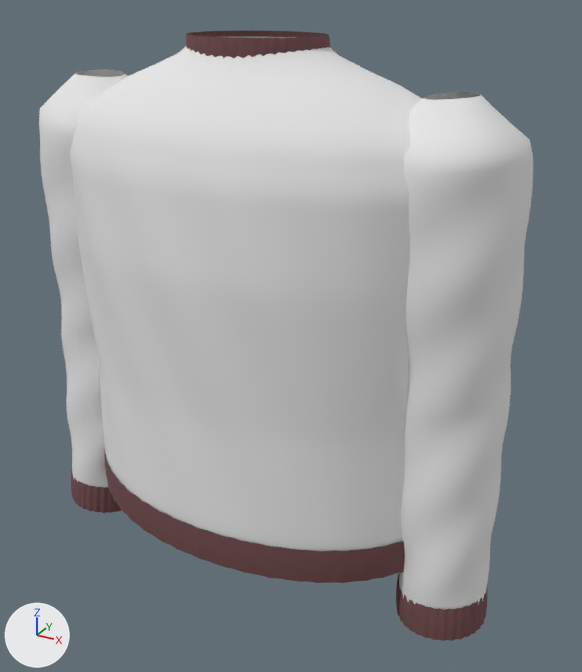
The glTF model public/wardrobe/wearables/urban-indian-sweatshirt.glb: old version first, new version second.
Before and after are seen from a 50 mm camera at (0.397, -0.659, 1.465) aimed at (0.03, 0.009, 1.131). Every picture has the same lights, and +X, +Y and +Z are marked at lower left. The picture after the commit comes second. Vertices at exactly the same position are counted once.

The first picture shows 'Back_panel', 'Crew_neck', 'Cuff_L', 'Cuff_R', 'Front_panel', 'Sleeve_L', 'Sleeve_R', 'Waist_hem'.
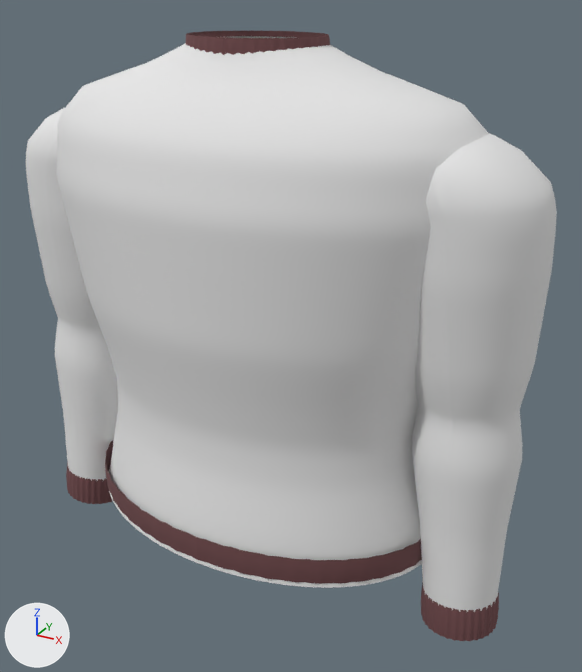
The change, as a list of edits to the scene's bpy script:
```text
Change me_mesh_0:
    remove me_mesh_0.from_pydata(...)  # 2107 vertices, 4032 faces; spans x -0.21..0.212, y -0.129..0.0, z 0.927..1.417
    add me_mesh_0.from_pydata(...)  # 2107 vertices, 4032 faces; spans x -0.227..0.227, y -0.133..0.0, z 0.927..1.417
    me_mesh_0 part 1: 2026 of 2107 vertices moved; they spanned x -0.21..0.212, y -0.129..0.0, z 0.927..1.405 and now span x -0.227..0.227, y -0.133..0.0, z 0.927..1.405; mean shift (0.0, 0.0, 0.0); largest move (-0.16, 0.0, 1.37) -> (-0.194, 0.0, 1.37)
Change me_mesh_1:
    remove me_mesh_1.from_pydata(...)  # 2107 vertices, 4032 faces; spans x -0.21..0.212, y 0.0..0.129, z 0.927..1.417
    add me_mesh_1.from_pydata(...)  # 2107 vertices, 4032 faces; spans x -0.227..0.227, y 0.0..0.133, z 0.927..1.417
    me_mesh_1 part 2: 2022 of 2107 vertices moved; they spanned x -0.21..0.212, y 0.0..0.129, z 0.927..1.405 and now span x -0.227..0.227, y 0.0..0.133, z 0.927..1.405; mean shift (0.0, 0.0, 0.0); largest move (-0.16, 0.006, 1.37) -> (-0.193, 0.006, 1.37)
Change me_mesh_2:
    remove me_mesh_2.from_pydata(...)  # 1968 vertices, 3840 faces; spans x 0.121..0.262, y -0.067..0.066, z 0.873..1.382
    add me_mesh_2.from_pydata(...)  # 1968 vertices, 3840 faces; spans x 0.132..0.28, y -0.068..0.068, z 0.873..1.357
    me_mesh_2 part 3: 1968 of 1968 vertices moved; they spanned x 0.121..0.262, y -0.067..0.066, z 0.873..1.382 and now span x 0.132..0.28, y -0.068..0.068, z 0.873..1.357; mean shift (0.018, 0.0, -0.011)
Change me_mesh_3:
    remove me_mesh_3.from_pydata(...)  # 640 vertices, 1024 faces; spans x 0.1727..0.2645, y -0.0631..0.0327, z 0.8672..0.9121
    add me_mesh_3.from_pydata(...)  # 640 vertices, 1024 faces; spans x 0.1986..0.2765, y -0.0531..0.0228, z 0.8681..0.9112
    me_mesh_3 part 4: 640 of 640 vertices moved; they spanned x 0.1727..0.2645, y -0.0631..0.0327, z 0.8672..0.9121 and now span x 0.1986..0.2765, y -0.0531..0.0228, z 0.8681..0.9112; mean shift (0.019, 0.0, 0.0)
Change me_mesh_4:
    remove me_mesh_4.from_pydata(...)  # 1968 vertices, 3840 faces; spans x -0.262..-0.123, y -0.067..0.066, z 0.873..1.381
    add me_mesh_4.from_pydata(...)  # 1968 vertices, 3840 faces; spans x -0.28..-0.132, y -0.068..0.068, z 0.873..1.357
    me_mesh_4 part 5: 1968 of 1968 vertices moved; they spanned x -0.262..-0.123, y -0.067..0.066, z 0.873..1.381 and now span x -0.28..-0.132, y -0.068..0.068, z 0.873..1.357; mean shift (-0.018, 0.0, -0.011)
Change me_mesh_5:
    remove me_mesh_5.from_pydata(...)  # 640 vertices, 1024 faces; spans x -0.2645..-0.1727, y -0.0631..0.0327, z 0.8672..0.9121
    add me_mesh_5.from_pydata(...)  # 640 vertices, 1024 faces; spans x -0.2765..-0.1986, y -0.0531..0.0228, z 0.8681..0.9112
    me_mesh_5 part 6: 640 of 640 vertices moved; they spanned x -0.2645..-0.1727, y -0.0631..0.0327, z 0.8672..0.9121 and now span x -0.2765..-0.1986, y -0.0531..0.0228, z 0.8681..0.9112; mean shift (-0.019, 0.0, 0.0)
Change me_mesh_6:
    remove me_mesh_6.from_pydata(...)  # 645 vertices, 1024 faces; spans x -0.203..0.203, y -0.13..0.13, z 0.932..0.97
    add me_mesh_6.from_pydata(...)  # 645 vertices, 1024 faces; spans x -0.202..0.202, y -0.132..0.132, z 0.932..0.96
    me_mesh_6 part 7: the whole mesh is scaled about its middle by (0.995, 1.02, 0.737), then moved by (0.0, 0.0, -0.005)
```

Location of each change, [x1, y1, x2, y2] in pixels of the pictures (582 x 672 px):
'Front_panel', reshaped: before [70, 46, 418, 551]; after [56, 43, 484, 588]
'Sleeve_L', reshaped (8% wider, 8% shorter): before [399, 92, 533, 610]; after [412, 134, 557, 612]
'Sleeve_R', reshaped (11% shorter): before [39, 70, 128, 488]; after [26, 108, 118, 481]
'Waist_hem', rescaled: before [104, 453, 405, 583]; after [105, 440, 422, 584]
'Cuff_L', reshaped (14% narrower, 13% shorter): before [396, 573, 487, 641]; after [421, 582, 499, 641]
'Cuff_R', reshaped: before [71, 471, 121, 513]; after [66, 463, 112, 504]
'Back_panel', reshaped (mostly hidden): before [228, 36, 422, 102]; after [228, 36, 489, 136]
